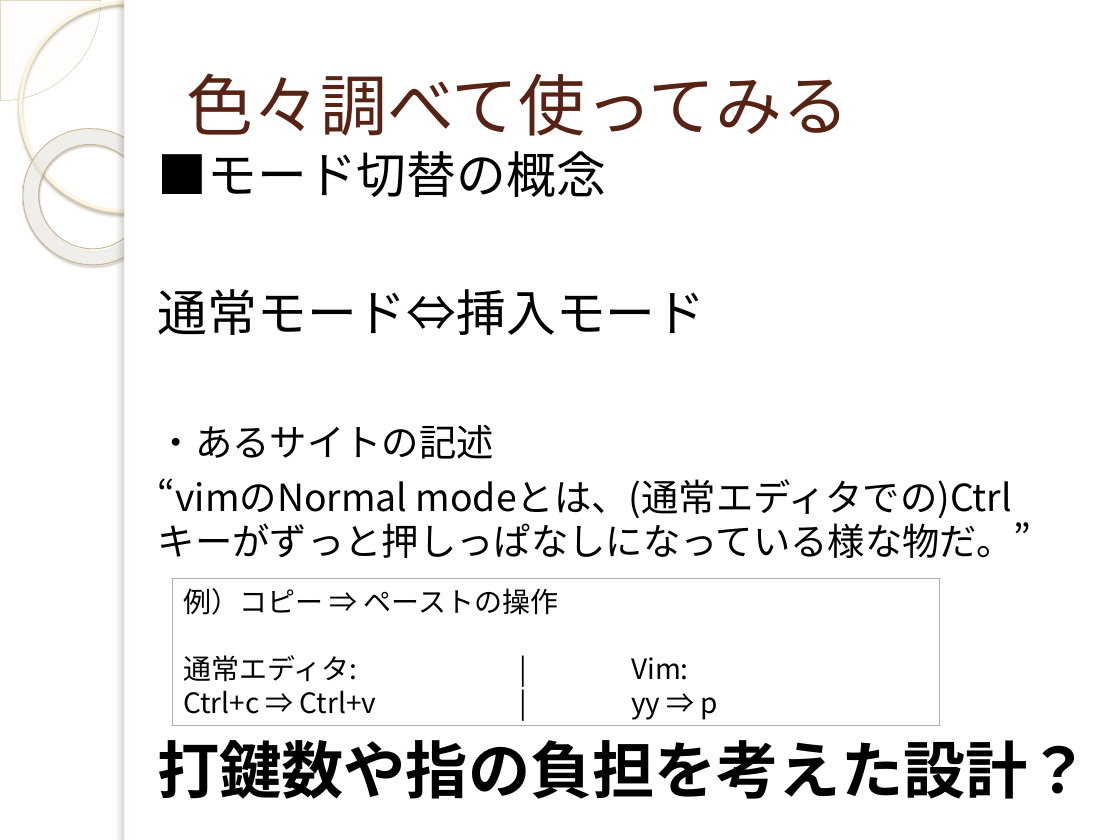
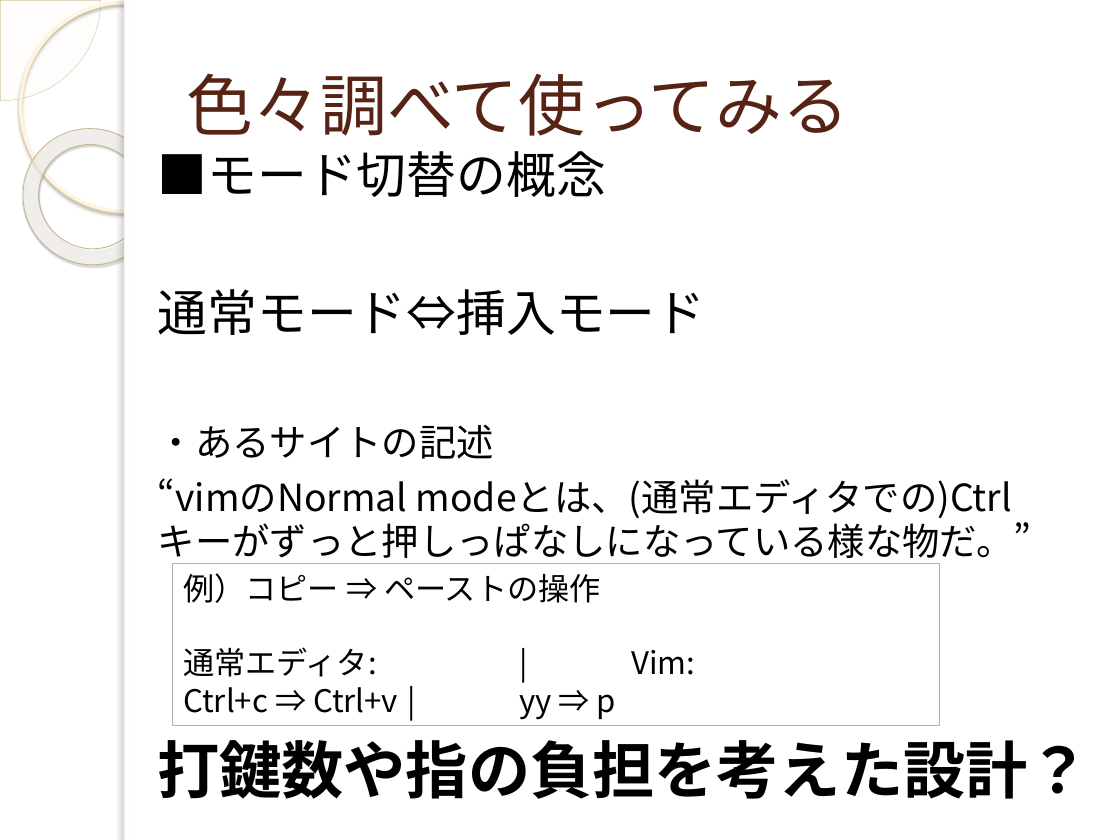
Before and after one commit to yuridonus/FEstudy, a slide deck: slide 20 of vimmer.pptx (slide 19 before the commit). Drawn at 1120x840 pixels with LibreOffice and Linux fonts; fonts in the diff are those of the drawing; background and template pictures are left out. Boxes give left, top, right and bottom in pixels: in the first picture for what was removed or moved away, otherwise in the second. Text is boxed around its words. In the diff, an @@ line names an element or a change of style, - is before the commit and + after.

```diff
--- a/vimmer.pptx
+++ b/vimmer.pptx
@@ rectangle "例）コピー ⇒ ペーストの操作": place and size @@
-rectangle "例）コピー ⇒ ペーストの操作" at <box>172,579,940,726</box>
+rectangle "例）コピー ⇒ ペーストの操作" at <box>172,563,940,726</box>
@@ rectangle "例）コピー ⇒ ペーストの操作" at <box>172,563,940,726</box>: size 18 to 20 pt @@
```
Also in this commit, not shown: 10 other slides changed, 6 slides added.
